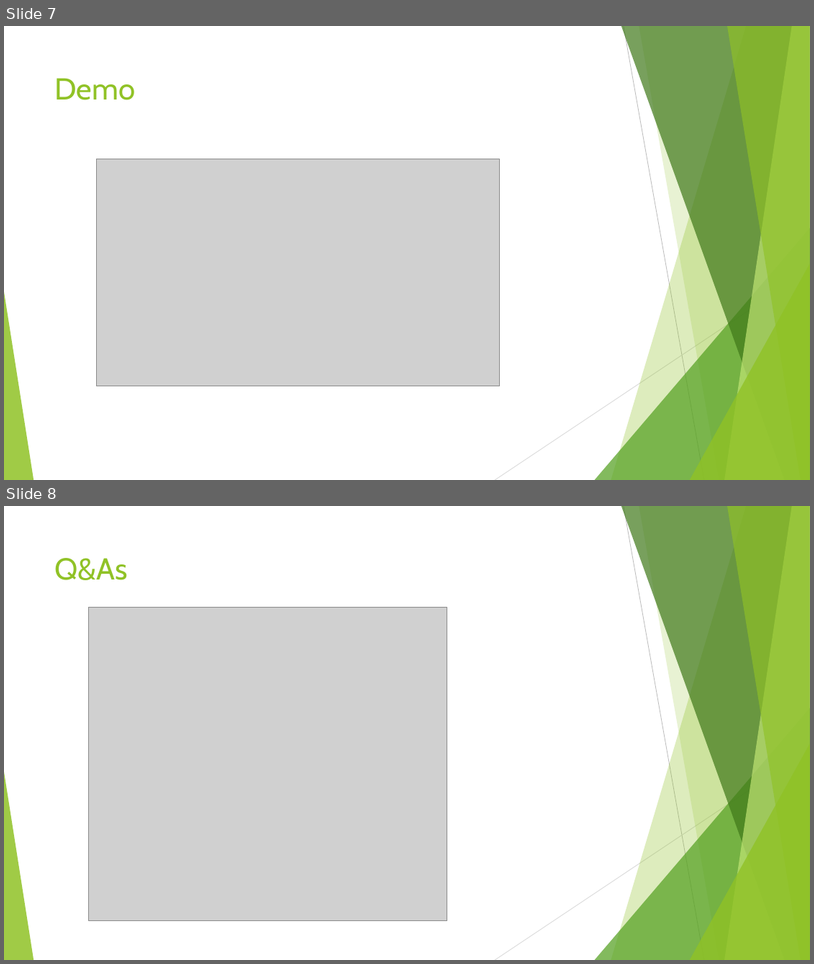
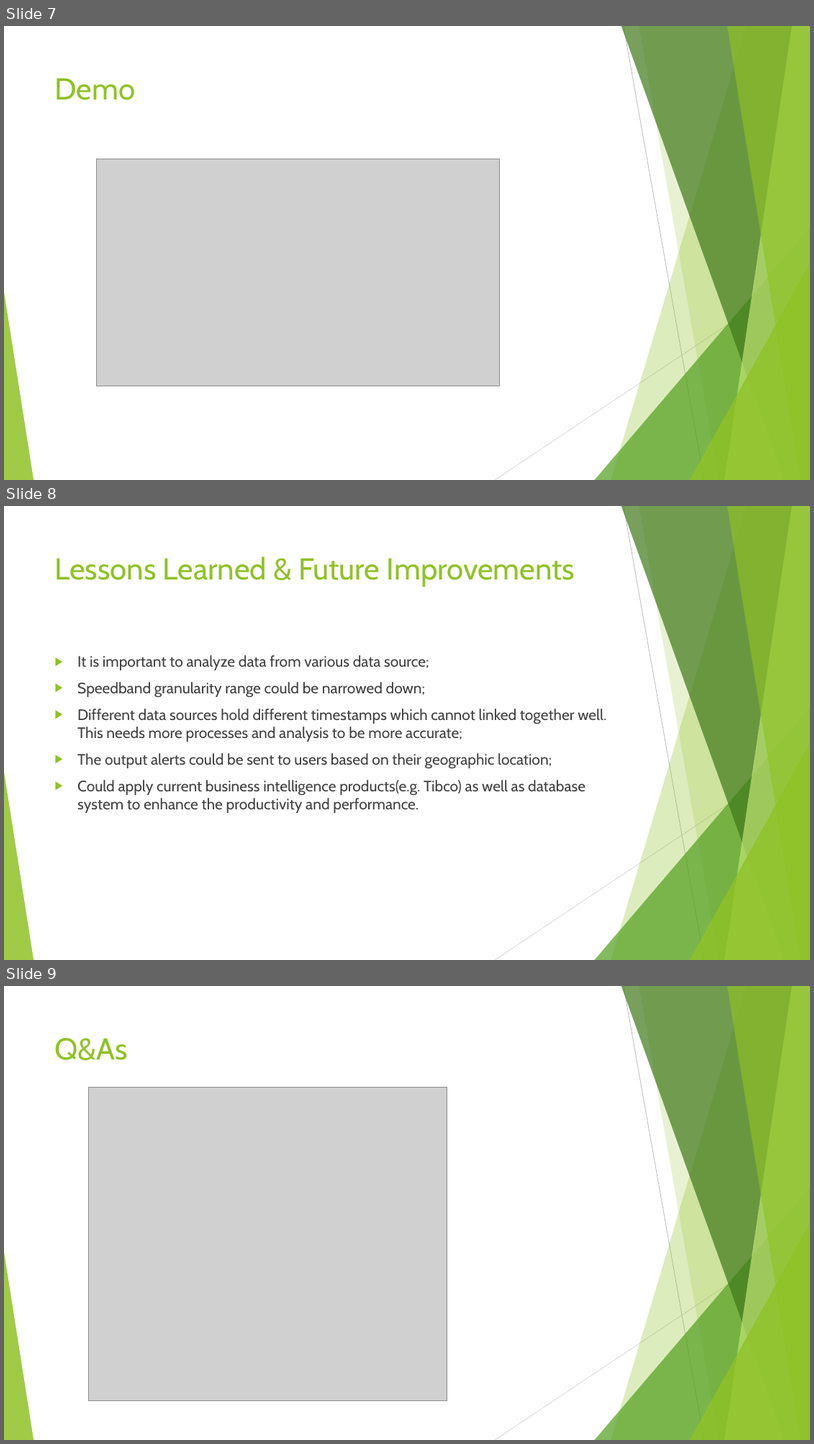
Before and after one commit to arynchoong/MTech-KE-SMID, a slide deck: reports/Traffic Jam Preventer System.pptx. Shown one above the other, each under a label of ours: slides 7 and 8 before the commit, slides 7, 8 and 9 after it. The pictures are 814x964 and 814x1444 pixels, drawn with LibreOffice and Linux fonts; fonts in the diff are those of the drawing; grey boxes stand for pictures. Boxes give left, top, right and bottom in pixels: in the first picture for what was removed or moved away, otherwise in the second. Text is boxed around its words. In the diff, an @@ line names an element or a change of style, - is before the commit and + after.

Commit message:
:wq

```diff
--- a/reports/Traffic Jam Preventer System.pptx
+++ b/reports/Traffic Jam Preventer System.pptx
@@ slide 8 added at box(4, 506, 810, 960), background #FFFFFF; not listed: 10 template elements that a slide beside it also shows @@
@@ title added at box(55, 556, 575, 587), 36 pt, text #90C226 @@
+Lessons Learned & Future Improvements
@@ text added at box(77, 655, 607, 813), 18 pt, text #404040 @@
+▶ It is important to analyze data from various data source;
+▶ Speedband granularity range could be narrowed down;
+▶ Different data sources hold different timestamps which cannot linked together well. This needs more processes and analysis to be more accurate;
+▶ The output alerts could be sent to users based on their geographic location;
+▶ Could apply current business intelligence products(e.g. Tibco) as well as database system to enhance the productivity and performance.
@@ what was slide 8 is now slide 9 @@
```
